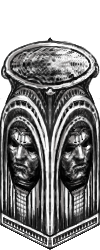
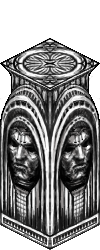
Two versions of the same layered image (100 x 250). Layer-by-layer changes:
renamed "elipse" to "oval top", hid it, moved it above "shading", painted on it over [1, 37, 100, 96]
removed layer "new reform darken lines" (was 51%) over [0, 37, 100, 235]
painted on "shading" over [7, 43, 98, 104]
painted on "new reform" over [0, 37, 100, 235]
painted on "white" over [1, 39, 98, 95]
